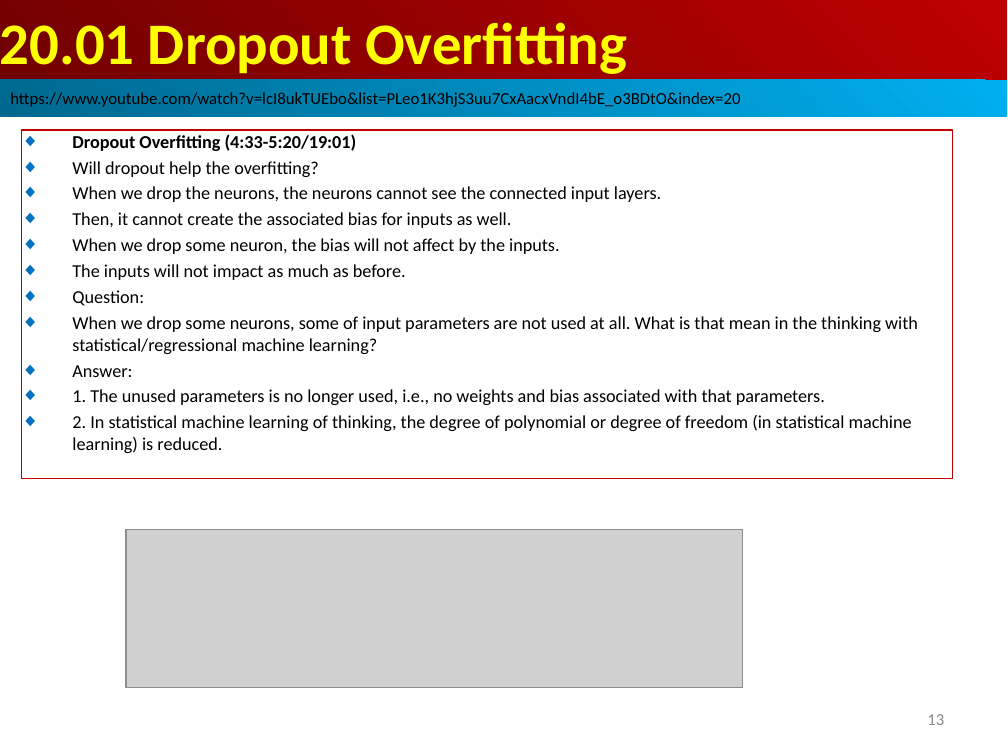
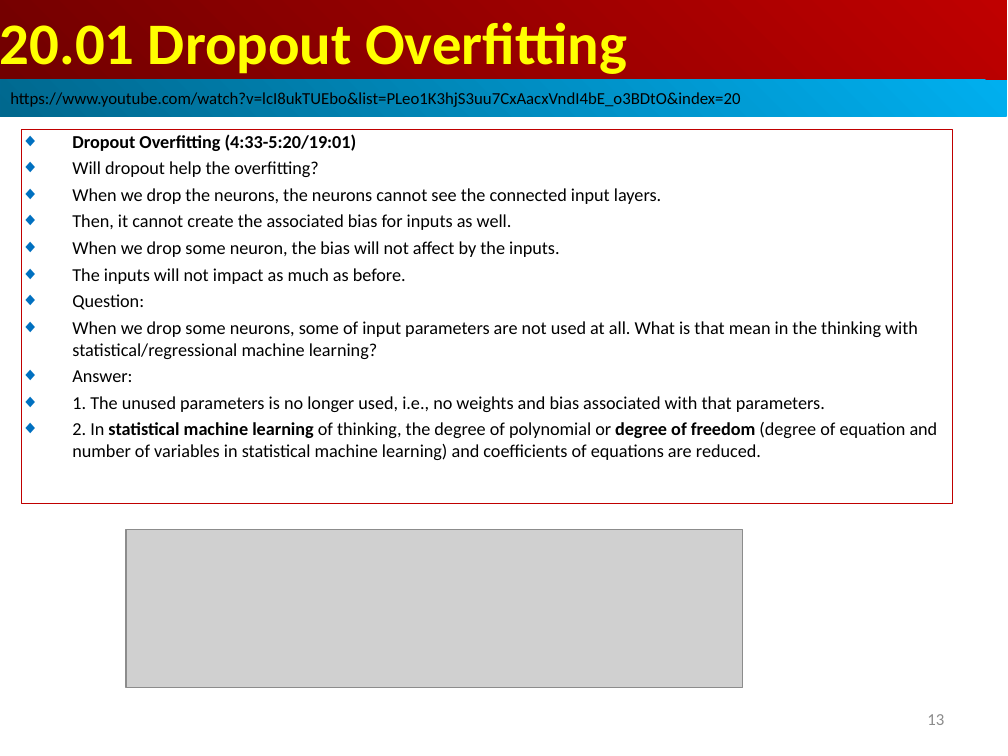
Before and after one commit to peterhchen/AIU_CS512_DL, a slide deck: slide 13 of 000_Lecture_Project/week10/001_Video/20.01_Dropout.ppt. Drawn at 1008x756 pixels with LibreOffice and Linux fonts; fonts in the diff are those of the drawing; grey boxes stand for pictures. Boxes give left, top, right and bottom in pixels: in the first picture for what was removed or moved away, otherwise in the second. Text is boxed around its words. In the diff, an @@ line names an element or a change of style, - is before the commit and + after.

Commit message:
Add files via upload
1. Drop odd number of neurons. we drop one less.
2. Dropout include the input layer.

```diff
--- a/000_Lecture_Project/week10/001_Video/20.01_Dropout.ppt
+++ b/000_Lecture_Project/week10/001_Video/20.01_Dropout.ppt
@@ rectangle "Dropout Overfitting (4:33-5:20/19:01)": place and size @@
-rectangle "Dropout Overfitting (4:33-5:20/19:01)" at [21, 130, 953, 479]
+rectangle "Dropout Overfitting (4:33-5:20/19:01)" at [21, 130, 953, 504]
@@ text in rectangle at [72, 422, 938, 460]: text changed @@
-◆ 2. In statistical machine learning of thinking, the degree of polynomial or degree of freedom (in statistical machine learning) is reduced.
+◆ 2. In statistical machine learning of thinking, the degree of polynomial or degree of freedom (degree of equation and number of variables in statistical machine learning) and coefficients of equations are reduced.
```
Also in this commit, not shown: 8 other slides changed, 2 other files.
